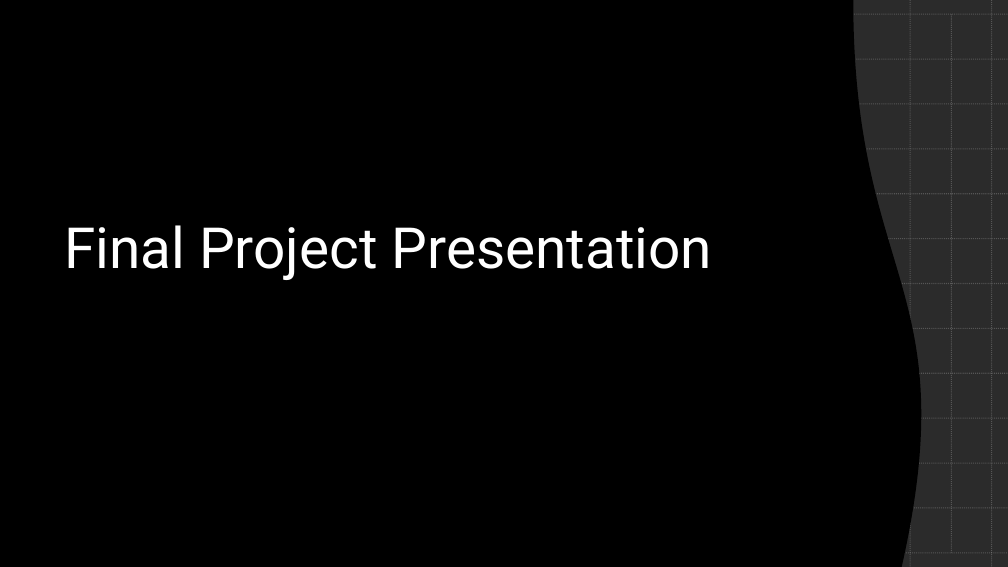
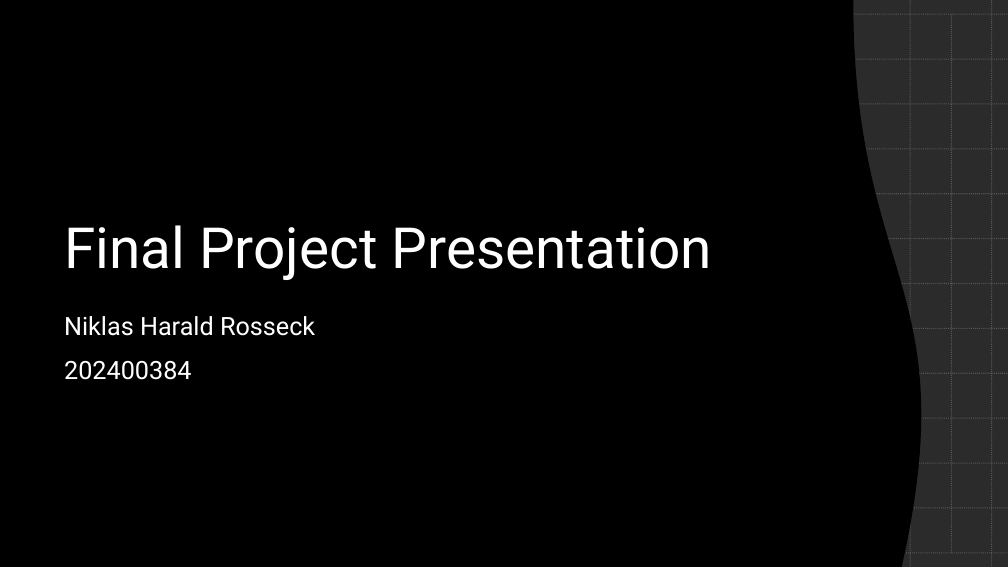
Before and after one commit to niklasrosseck/AirQuality, a slide deck: slide 1 of Final Project Presentation.pptx. Drawn at 1008x567 pixels with LibreOffice and Linux fonts; fonts in the diff are those of the drawing; background and template pictures are left out; a plain dark background stands for a picture behind light text. Boxes give left, top, right and bottom in pixels: in the first picture for what was removed or moved away, otherwise in the second. Text is boxed around its words. In the diff, an @@ line names an element or a change of style, - is before the commit and + after.

```diff
--- a/Final Project Presentation.pptx
+++ b/Final Project Presentation.pptx
@@ subtitle added at [64, 316, 315, 380], 24 pt, text #FFFFFF @@
+Niklas Harald Rosseck
+202400384
```
Also in this commit, not shown: 1 other slide changed, 1 slide added.
